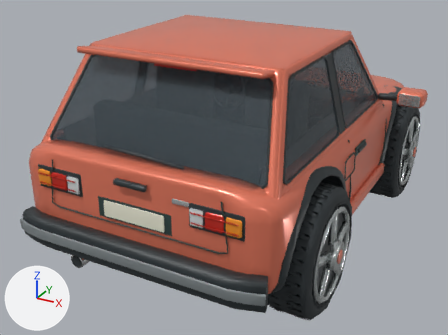
One commit to the FBX model unity/Assets/Resources/Cars/sprint_lod2.fbx: the scene before it, then after it.
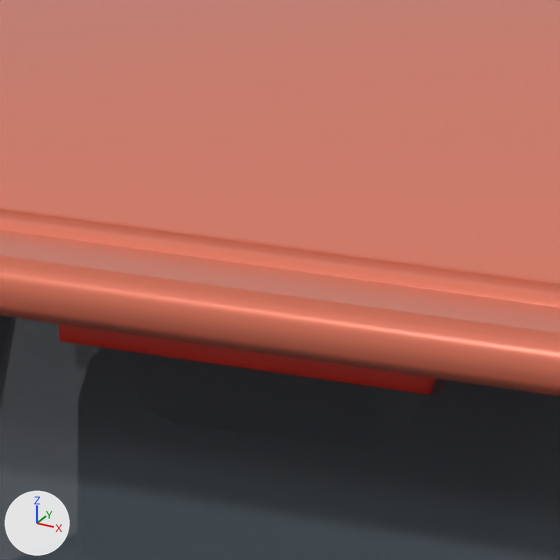
The first picture shows the older version from a 50 mm lens placed at (1.96, -4.02, 2.37), pointed at (-0.14, -0.21, 0.47). The close-ups show the older and then the newer version on the part from 33% to 47% of the width and 8% to 27% of the height of that picture. Only the edits that show in the close-ups are written down. Every picture has the same lights, and +X, +Y and +Z are marked at lower left. Where no turn or scale is listed for an object, it has been applied to the vertices. Vertices at exactly the same position are counted once.

In view in the first close-up: 'Body'.
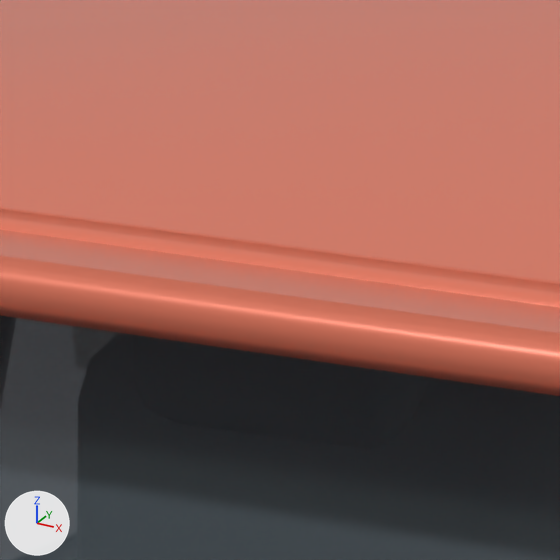
Where the newer file only moved an object's origin or applied its transform, the numbers keep the older frame.

The change, as a list of edits to the scene's bpy script:
```text
Change me_continuous_formed_body_shell_004:
    used by ob_body; location = (0.0, 0.0, 0.0)
    remove me_continuous_formed_body_shell_004.from_pydata(...)  # 4735 vertices, 8392 faces; spans x -1.16..1.16, y -1.63..1.68, z 0.25..1.56
    add me_continuous_formed_body_shell_004.from_pydata(...)  # 4713 vertices, 8352 faces; spans x -1.16..1.16, y -1.63..1.68, z 0.25..1.56
    me_continuous_formed_body_shell_004 part 1: the loose piece of 12 vertices spanning x -0.15..0.15, y -1.05..-1.03, z 1.44..1.48 is deleted
    other edits to the shape of me_continuous_formed_body_shell_004 do not show in these pictures
```

Boxes [x1, y1, x2, y2] around the edits, measured in the close-ups (560 x 560 px):
part 1 of me_continuous_formed_body_shell_004, deleted: before [59, 324, 437, 395]
